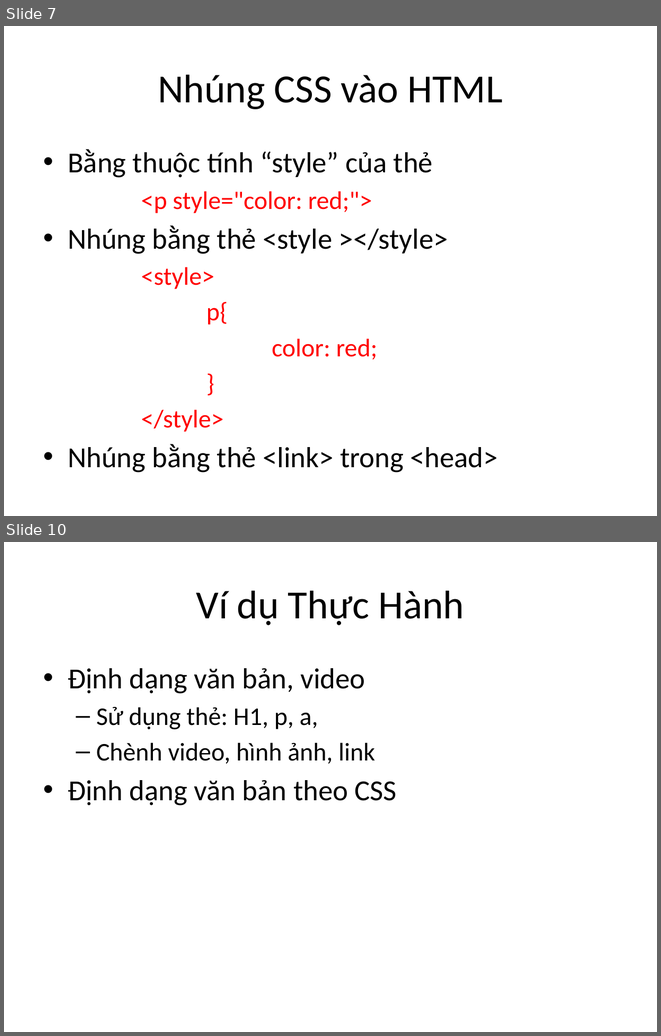
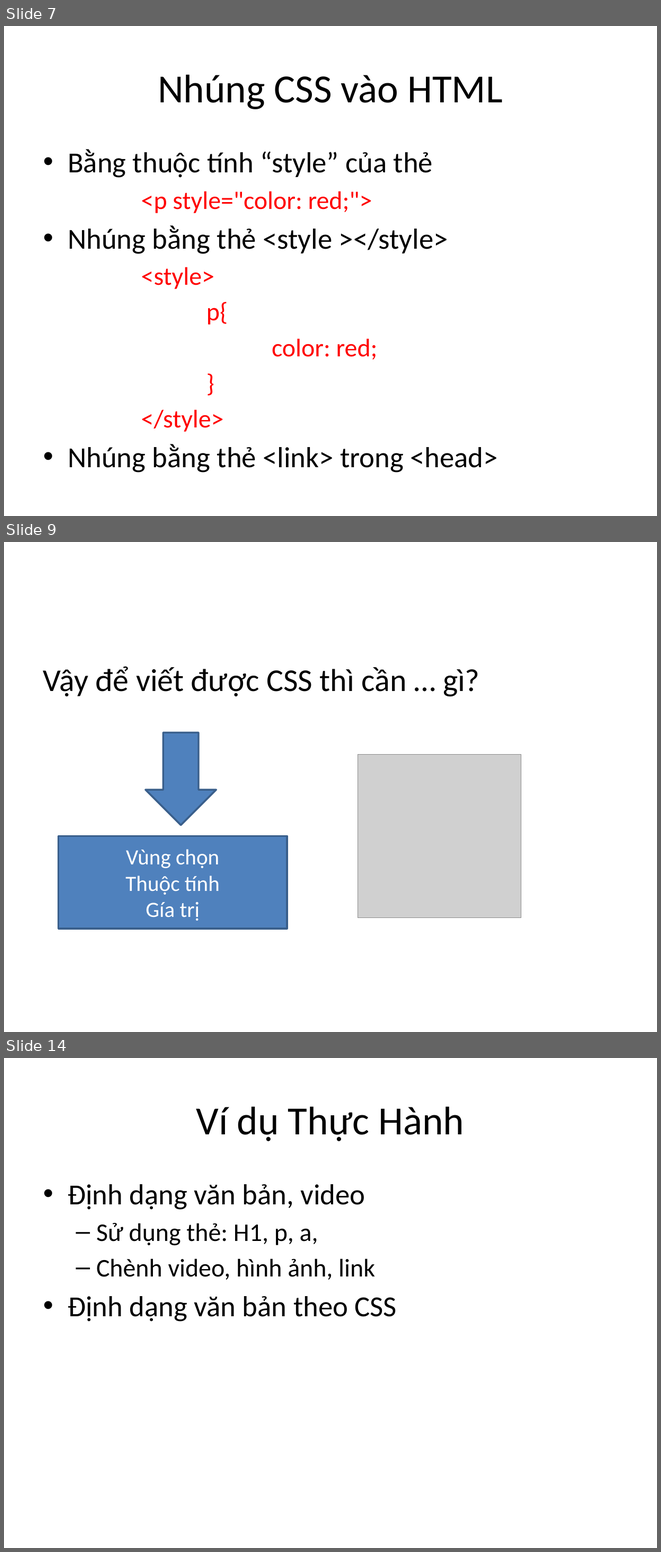
Before and after one commit to phithanh97cs/T3H, a slide deck: 1. Front-end/1. Kiến trúc web server - client(mục tiêu khóa học) và HTML CSS/2. Kiến thức cơ bản về HTML -CSS.pptx. Shown one above the other, each under a label of ours: slides 7 and 10 before the commit, slides 7, 9 and 14 after it; the slides between them are not shown. The pictures are 661x1036 and 661x1552 pixels, drawn with LibreOffice and Linux fonts; fonts in the diff are those of the drawing; grey boxes stand for pictures. Boxes give left, top, right and bottom in pixels: in the first picture for what was removed or moved away, otherwise in the second. Text is boxed around its words. In the diff, an @@ line names an element or a change of style, - is before the commit and + after.

```diff
--- a/1. Front-end/1. Kiến trúc web server - client(mục tiêu khóa học) và HTML CSS/2. Kiến thức cơ bản về HTML -CSS.pptx
+++ b/1. Front-end/1. Kiến trúc web server - client(mục tiêu khóa học) và HTML CSS/2. Kiến thức cơ bản về HTML -CSS.pptx
@@ slide 9 added at [4, 542, 657, 1032], background #FFFFFF @@
@@ text added at [43, 666, 480, 697], 35 pt, text #000000 @@
+Vậy để viết được CSS thì cần … gì?
@@ down arrow added at [146, 733, 216, 826], fill #4F81BD, outline #3A5F8C 2 pt @@
@@ picture added at [358, 754, 521, 917] @@
@@ rectangle added at [58, 836, 286, 928], fill #4F81BD, outline #3A5F8C 2 pt, 24 pt, text #FFFFFF @@
+Vùng chọn
+Thuộc tính
+Gía trị
@@ what was slide 10 is now slide 14 @@
```
Also in this commit, not shown: 3 slides changed, 3 other slides added.
